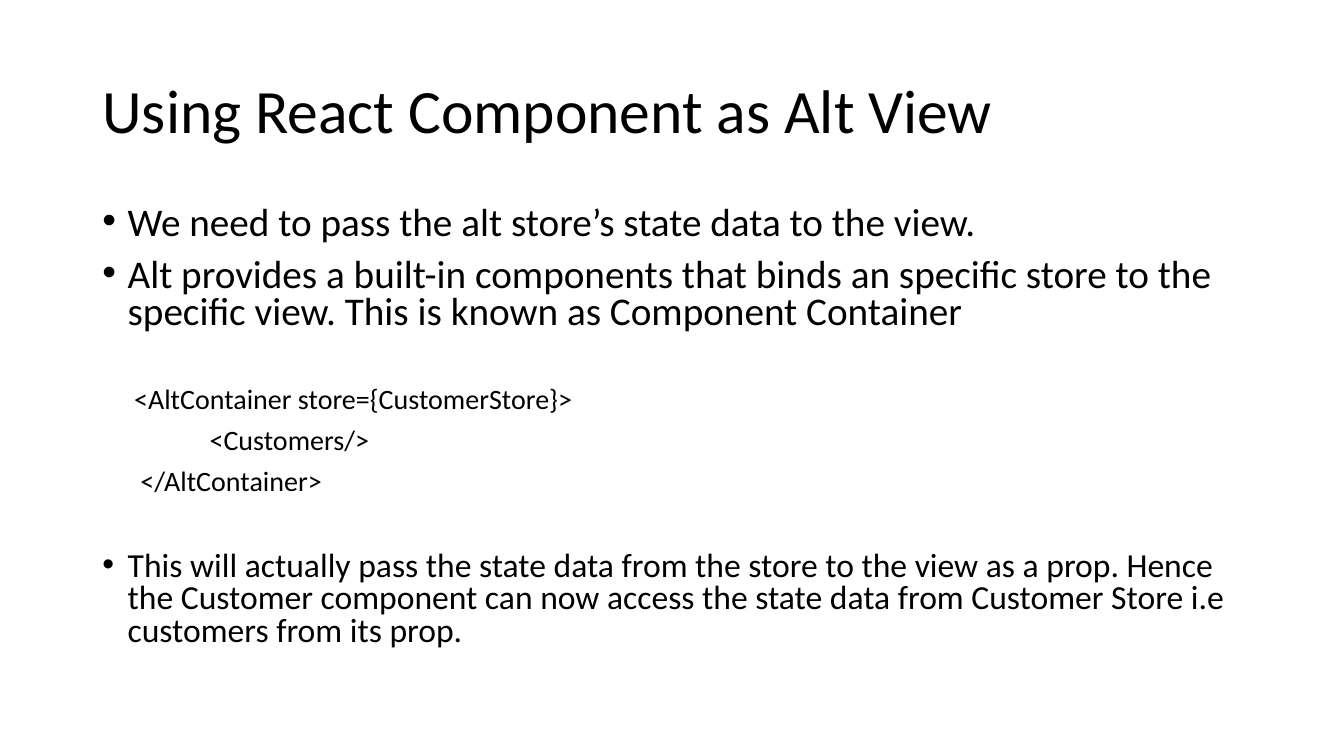
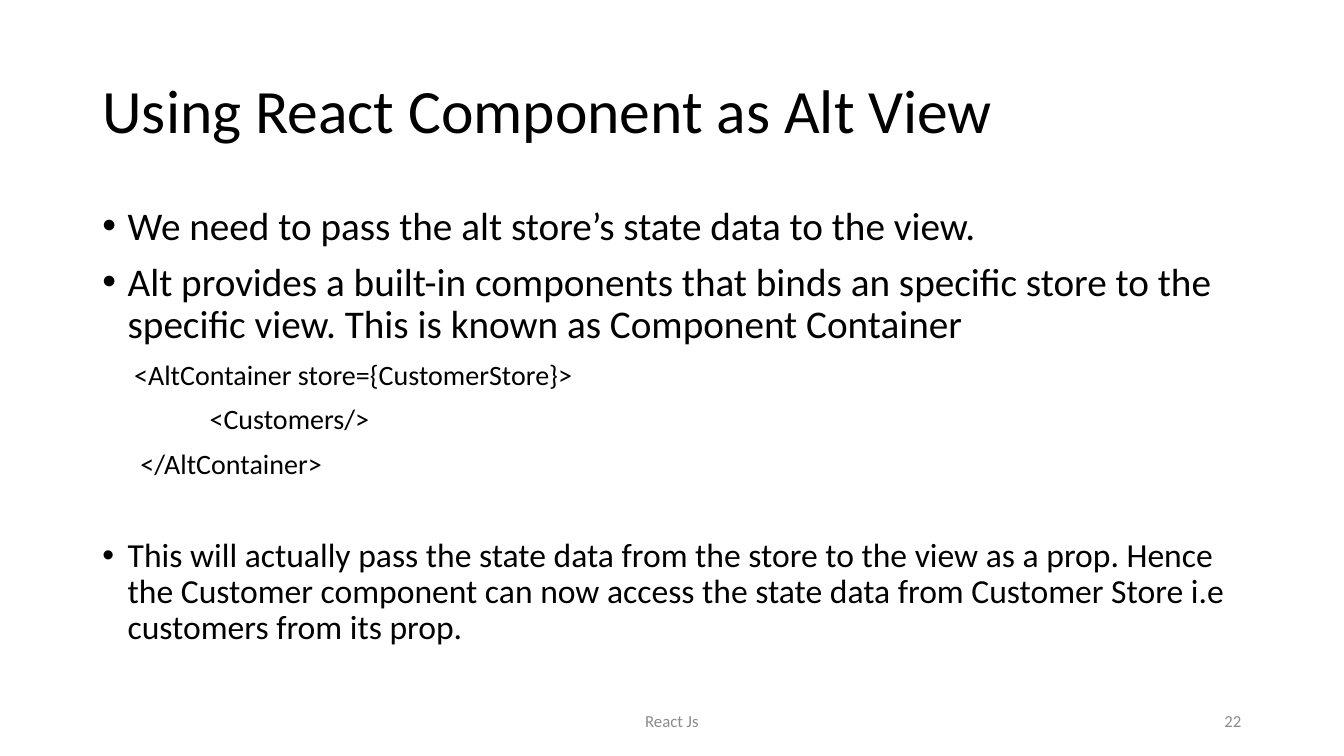
Before and after one commit to awahab29/samplealt, a slide deck: slide 22 of React.pptx (slide 36 before the commit). Drawn at 1344x756 pixels with LibreOffice and Linux fonts; fonts in the diff are those of the drawing. Boxes give left, top, right and bottom in pixels: in the first picture for what was removed or moved away, otherwise in the second. Text is boxed around its words. In the diff, an @@ line names an element or a change of style, - is before the commit and + after.

```diff
--- a/React.pptx
+++ b/React.pptx
@@ text "We need to pass the ..." at (x1=128, y1=212, x2=1224, y2=645): line spacing 0.8 to 0.9 @@
@@ text added at (x1=645, y1=716, x2=699, y2=727), 12 pt, text #8C8C8C @@
+React Js
@@ page number added at (x1=1224, y1=716, x2=1241, y2=727), 12 pt, text #8C8C8C @@
+22
```
Also in this commit, not shown: 26 other slides changed, 2 slides added, 21 slides removed.
